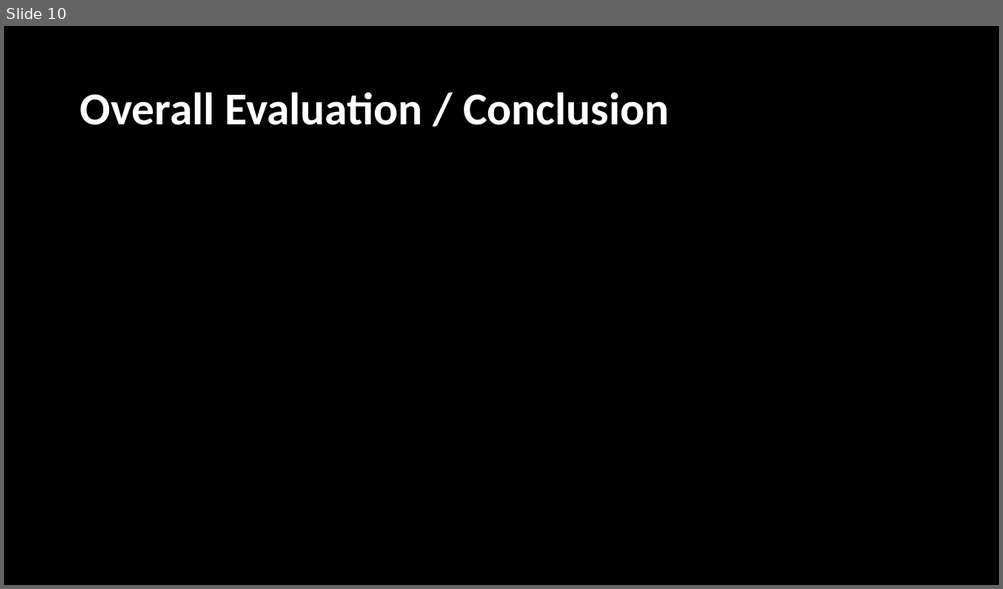
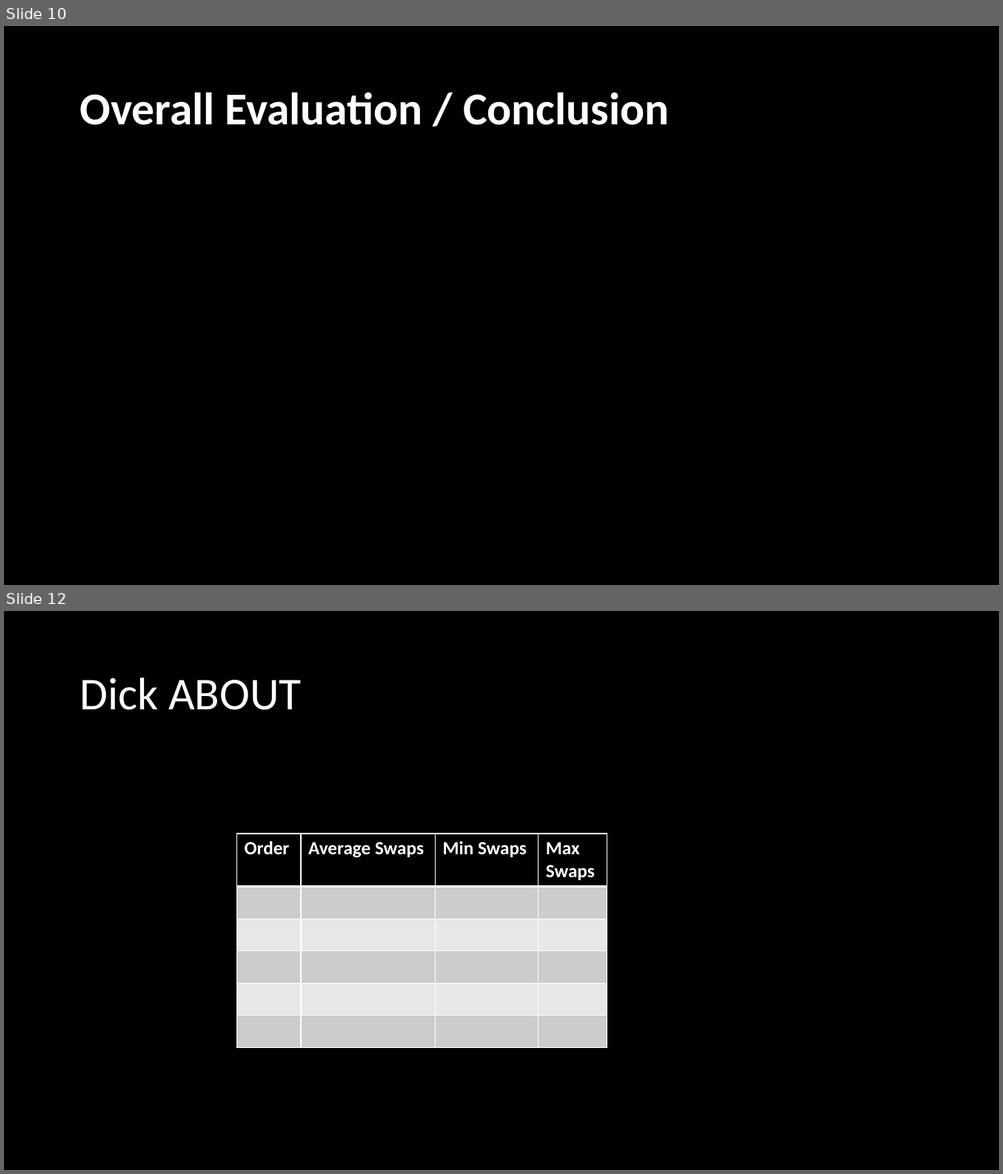
Before and after one commit to Maximilian72/ALGO_CW1, a slide deck: CW1/B00759381_CW1.pptx. Shown one above the other, each under a label of ours: slide 10 before the commit, slides 10 and 12 after it; the slides between them are not shown. The pictures are 1003x589 and 1003x1174 pixels, drawn with LibreOffice and Linux fonts; fonts in the diff are those of the drawing. Boxes give left, top, right and bottom in pixels: in the first picture for what was removed or moved away, otherwise in the second. Text is boxed around its words. In the diff, an @@ line names an element or a change of style, - is before the commit and + after.

```diff
--- a/CW1/B00759381_CW1.pptx
+++ b/CW1/B00759381_CW1.pptx
@@ slide 12 added at [4, 611, 999, 1170], background #000000 @@
@@ title added at [79, 678, 301, 710], 44 pt, text #FFFFFF @@
+Dick ABOUT
@@ table added at [237, 834, 607, 1048], 6 rows, 4 columns @@
+Order | Average Swaps | Min Swaps | Max Swaps
+ |  |  | 
+ |  |  | 
+ |  |  | 
+ |  |  | 
+ |  |  | 
```
Also in this commit, not shown: 8 slides changed, 1 other slide added, 1 slide removed, 15 other files.
